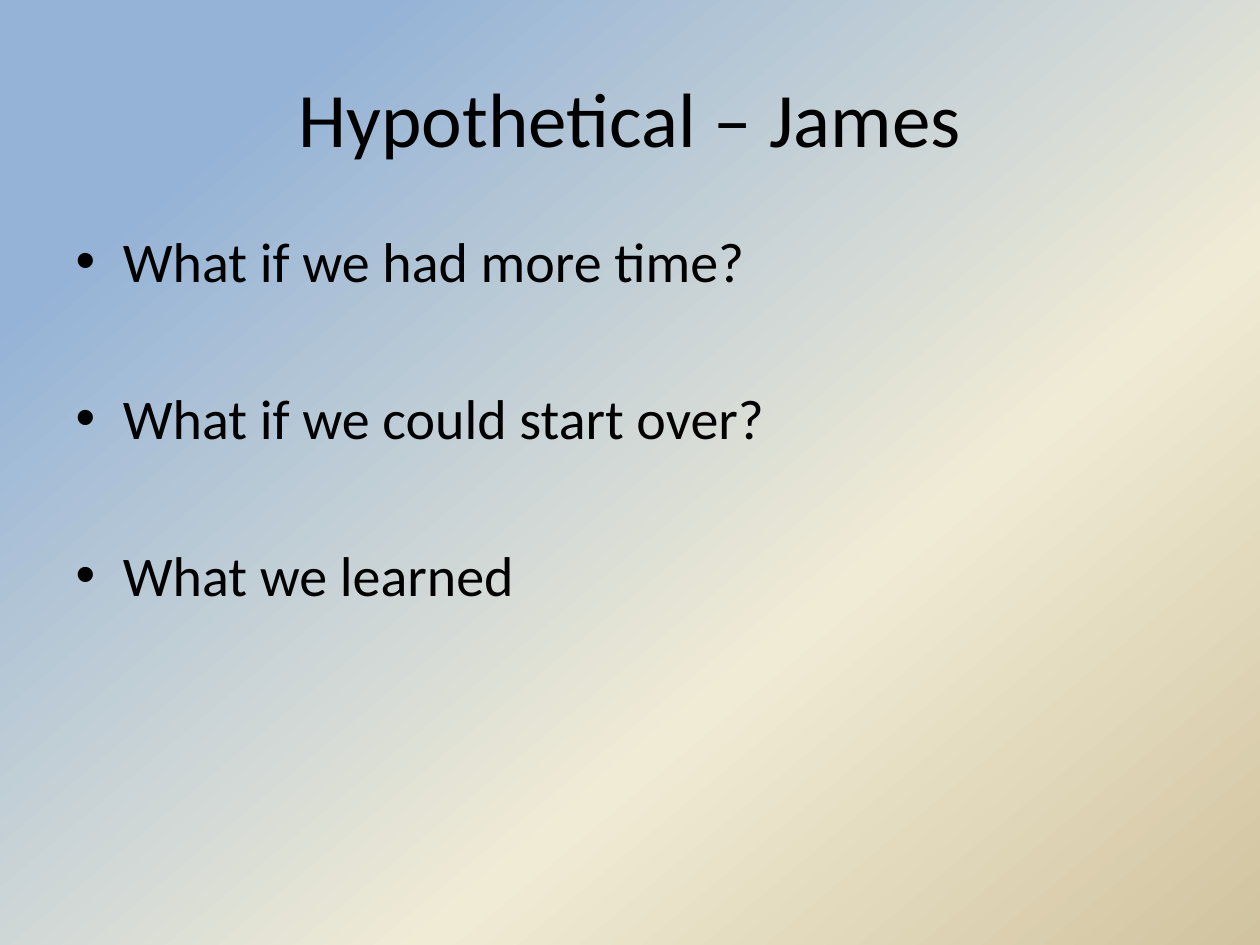
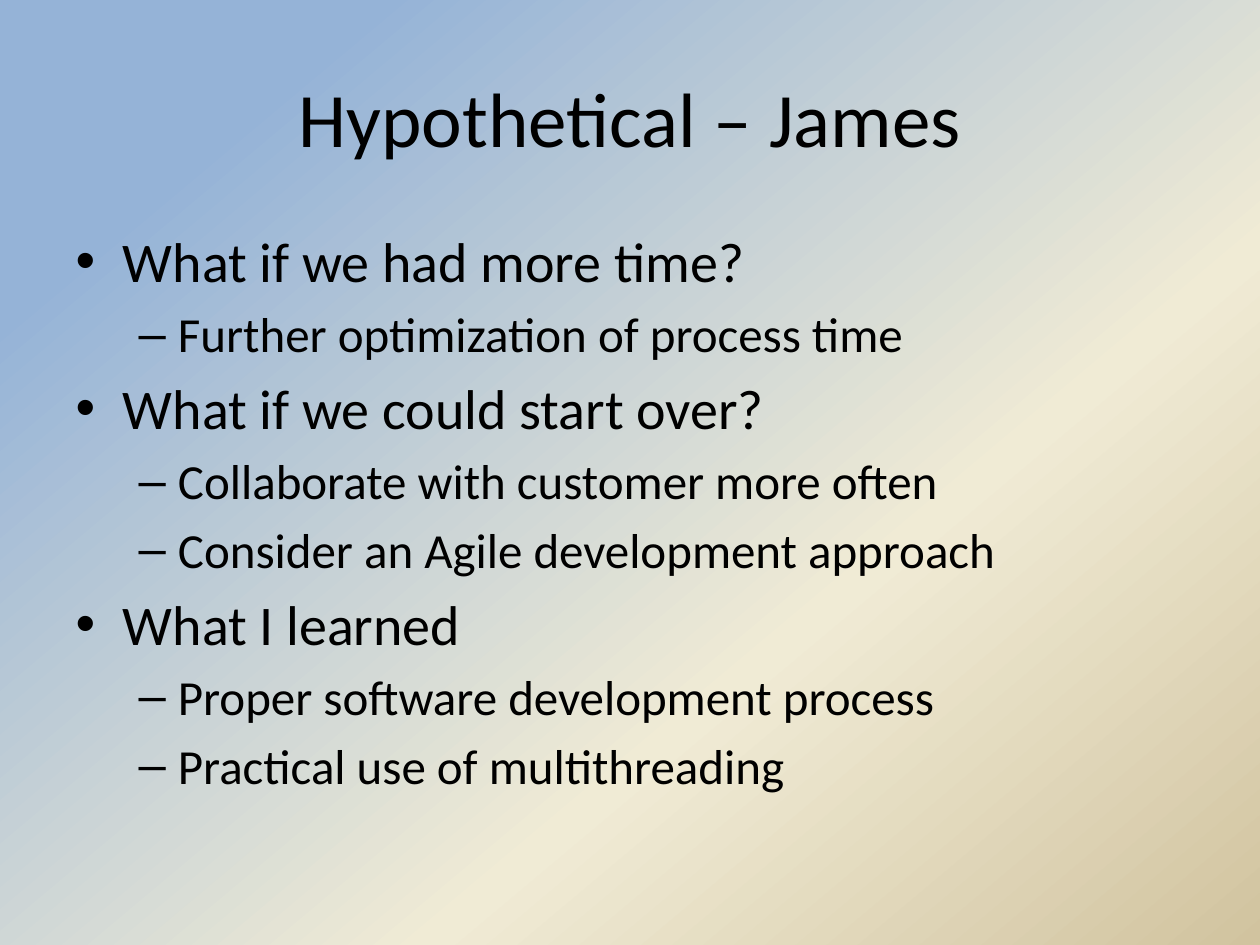
Before and after one commit to Hdtran89/ImageProcessing, a slide deck: slide 13 of A Team Documents/Final presentation.pptx. Drawn at 1260x945 pixels with LibreOffice and Linux fonts; fonts in the diff are those of the drawing; background and template pictures are left out. Boxes give left, top, right and bottom in pixels: in the first picture for what was removed or moved away, otherwise in the second. Text is boxed around its words. In the diff, an @@ line names an element or a change of style, - is before the commit and + after.

```diff
--- a/A Team Documents/Final presentation.pptx
+++ b/A Team Documents/Final presentation.pptx
@@ text at [178,318,903,360]: paragraph added @@
+  – Further optimization of process time
@@ text at [123,465,995,793]: text changed; size 32 to 28 pt @@
-• What we learned
+  – Collaborate with customer more often
+  – Consider an Agile development approach
+• What I learned
+  – Proper software development process
+  – Practical use of multithreading
```
Also in this commit, not shown: 1 other slide changed, 5 slides added, 5 slides removed.
